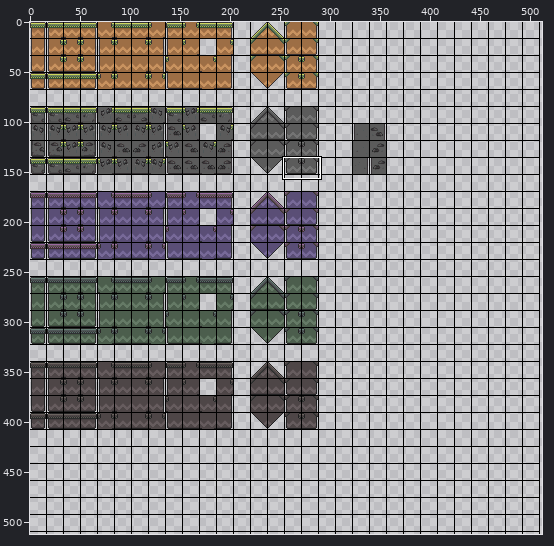
A sprite sheet gets an edit: Fetzi/Assets/FetziImageAssets/Sprites/BlockRule.png. Above: a wide view before the commit, with the close-up outlined.
Close-up. Before the commit:
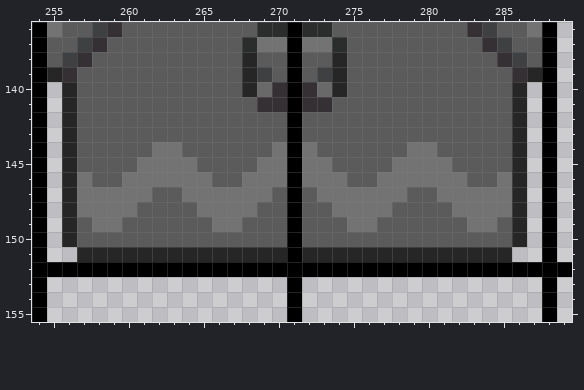
The file is 512x512 pixels. Pixels under 10% opacity are left out. Colours within 5 levels of each other are drawn and written as one. Shown: x 254..289, y 136..155. The commit also changed other parts of the picture, which this record leaves out.
After the commit:
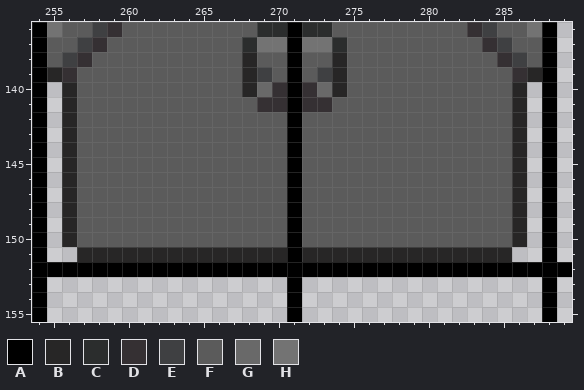
Palette (. is transparent): A #000000  B #272626  C #2b2d2d  D #353033  E #3f4042  F #5b5b5b  G #696969  H #737373
The exact change:
Colour H gives way to colour F in row 144 at x 262 to 263, 270, 272 and 279 to 280; in row 145 at x 261 to 264, 269 to 270, 272 to 273 and 278 to 281; in row 146 at x 257, 260 to 265, 268 to 270, 272 to 274, 277 to 282 and 285; in row 147 at x 257 to 261, 264 to 269, 273 to 278 and 281 to 285; in row 148 at x 257 to 260, 265 to 268, 274 to 277 and 282 to 285; in row 149 at x 258 to 259, 266 to 267, 275 to 276 and 283 to 284.
